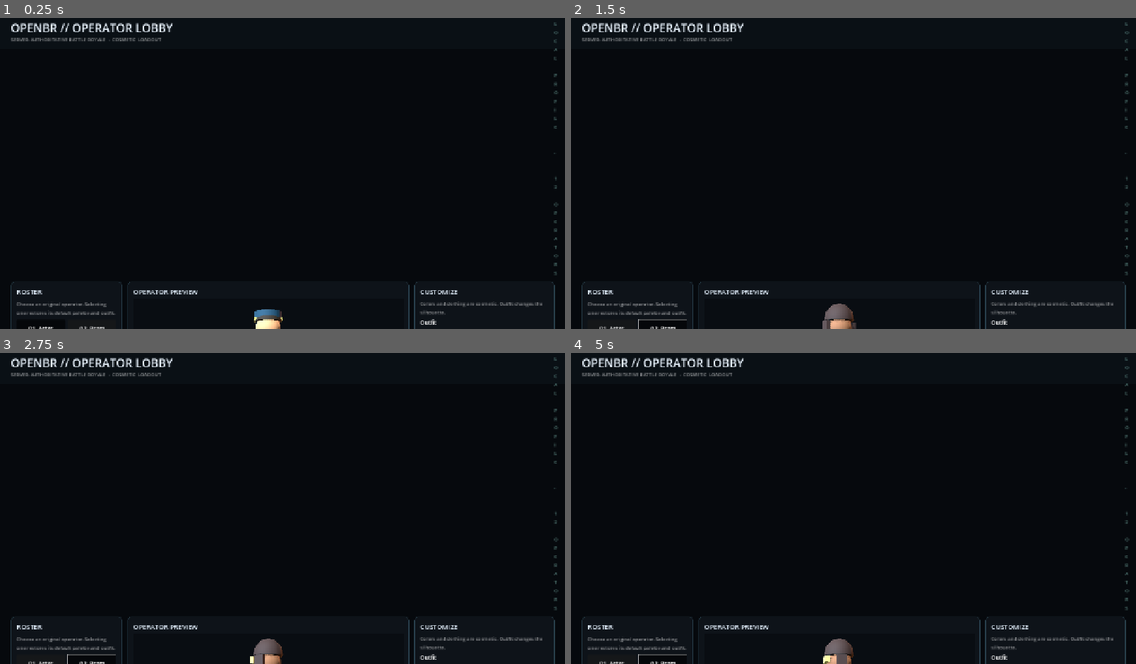
Above: before the commit, frames 1-4 (two rows, left to right).
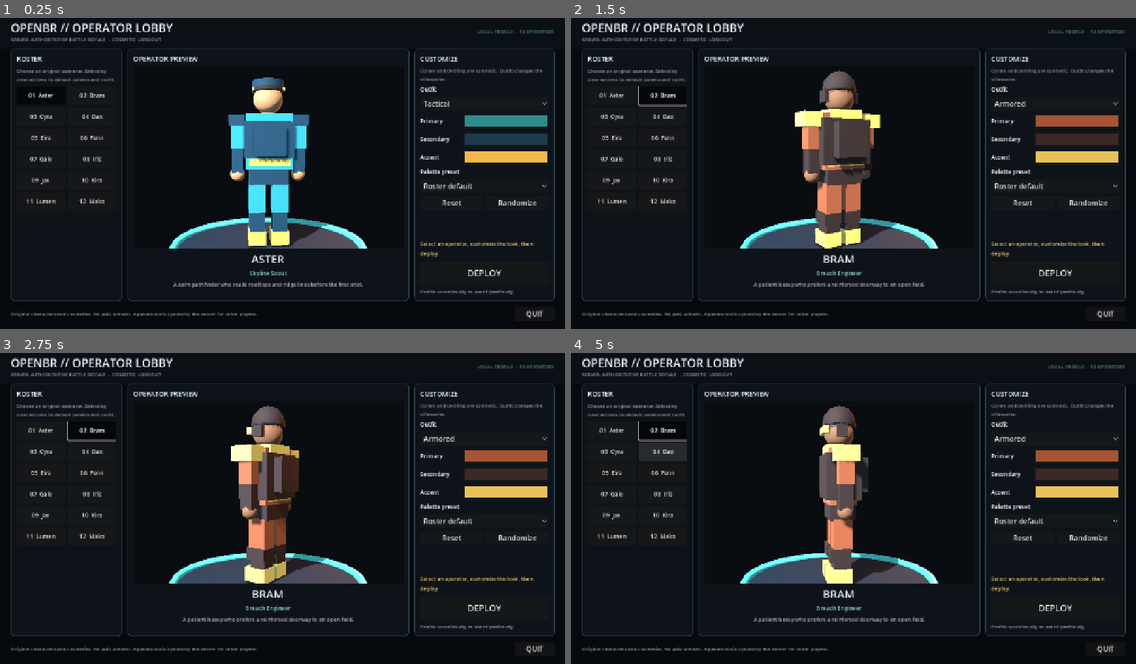
Above: after the commit, the same moments.

Repository: aisousoso/openbr
Game: Godot game, scene res://client/main.tscn
Two runs of this game, one before a commit and one after it. Both use one fixed random seed, a clock stepped at 60 frames per second and the inputs below.
Inputs (mouse positions are in pixels of both pictures, inside the frame that each line leads up to):
- Up to frame 1 (0.25 s): no input
- Up to frame 2 (1.5 s): click "01 Aster" at 0.5 s; click "02 Bram" at 1.25 s
- Up to frame 3 (2.75 s): move the mouse to (406, 489) at 2.02 s; press the mouse at (406, 489) at 2.03 s; hold D (move_right) from 2.03 s (still down); tap Space (jump) at 2.27 s
- Up to frame 4 (5 s): release D (move_right) at 2.75 s; release the mouse at (977, 489) at 2.75 s; drag from (740, 520) to (825, 567) at 2.77 s; move the mouse to (910, 436) at 3.52 s; hold D (move_right) 3.53-4.25 s; tap Shift (sprint) at 3.6 s; drag from (825, 567) to (684, 458) at 4.27 s

The runs differ from the first frame. In frame 1, 14% of the frame differs, in the area x 1-99%, y 1-100%; in frame 2, 15%; in frame 3, 14%; in frame 4, 14%.

Commit message:
Fix lobby header profile label autowrap on 720p screens

Diff:
--- a/client/ui/lobby.gd
+++ b/client/ui/lobby.gd
@@ -165,6 +165,7 @@
 	header.add_child(spacer)
 
 	var profile := _small("LOCAL PROFILE  ·  %d OPERATORS" % Characters.count())
+	profile.autowrap_mode = TextServer.AUTOWRAP_OFF
 	profile.add_theme_color_override("font_color", Color(0.55, 0.82, 0.78))
 	header.add_child(profile)
 	return header
